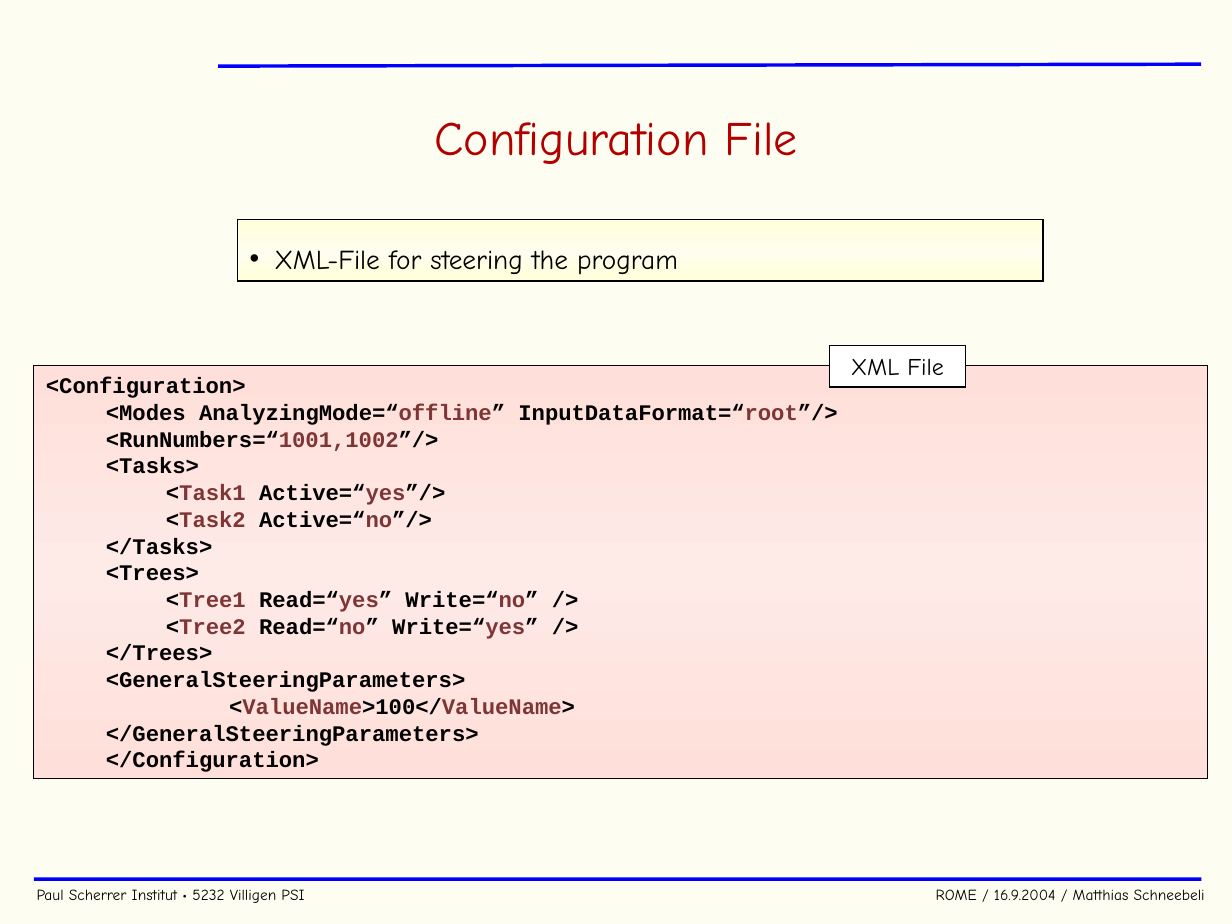
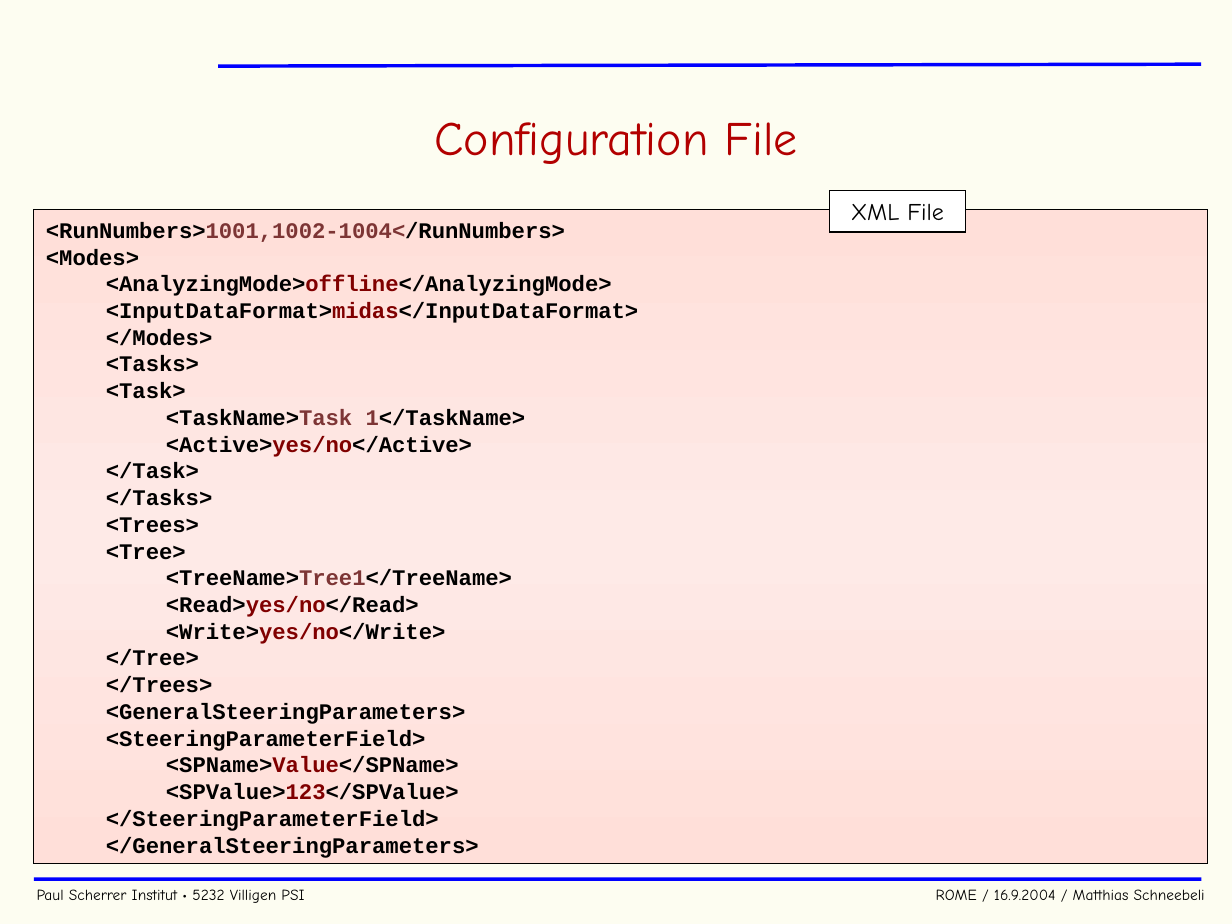
Before and after one commit to cjpl/rome, a slide deck: slide 22 of documentation/ROME.ppt. Drawn at 1232x924 pixels with LibreOffice and Linux fonts; fonts in the diff are those of the drawing; background and template pictures are left out. Boxes give left, top, right and bottom in pixels: in the first picture for what was removed or moved away, otherwise in the second. Text is boxed around its words. In the diff, an @@ line names an element or a change of style, - is before the commit and + after.

```diff
--- a/documentation/ROME.ppt
+++ b/documentation/ROME.ppt
@@ rectangle "<RunNumbers>1001,1002-1004</RunNumbers>": place and size @@
-rectangle "<RunNumbers>1001,1002-1004</RunNumbers>" at (33,365,1207,779)
+rectangle "<RunNumbers>1001,1002-1004</RunNumbers>" at (33,209,1207,864)
@@ rectangle "XML File": place and size @@
-rectangle "XML File" at (829,346,965,388)
+rectangle "XML File" at (829,191,965,233)
@@ text in rectangle at (46,222,638,346): text changed @@
-<Configuration>
-  <Modes AnalyzingMode=“offline” InputDataFormat=“root”/>
-  <RunNumbers=“1001,1002”/>
+<RunNumbers>1001,1002-1004</RunNumbers>
+<Modes>
+  <AnalyzingMode>offline</AnalyzingMode>
+  <InputDataFormat>midas</InputDataFormat>
+</Modes>
@@ rectangle removed at (238,219,1044,281) @@
-• XML-File for steering the program
@@ text in rectangle at (106,355,479,858): list level 2 to 1 in "<Tasks>"; list level 2 to 1 in "</Tasks>"; list level 2 to 1 in "<Trees>"; list level 2 to 1 in "</Trees>"; list level 2 to 1 in "<GeneralSteeringParameters>"; list level 2 to 1 in "</GeneralSteeringParameters>" @@
@@ text in rectangle at (106,382,526,479): text changed @@
-    <Task1 Active=“yes”/>
-    <Task2 Active=“no”/>
+  <Task>
+    <TaskName>Task 1</TaskName>
+    <Active>yes/no</Active>
+  </Task>
@@ text in rectangle at (106,544,512,666): text changed @@
-    <Tree1 Read=“yes” Write=“no” />
-    <Tree2 Read=“no” Write=“yes” />
+  <Tree>
+    <TreeName>Tree1</TreeName>
+    <Read>yes/no</Read>
+    <Write>yes/no</Write>
+  </Tree>
@@ text in rectangle at (106,730,459,831): text changed; text colour #7D3535 to #000000 @@
-  <ValueName>100</ValueName>
+  <SteeringParameterField>
+    <SPName>Value</SPName>
+    <SPValue>123</SPValue>
+  </SteeringParameterField>
@@ text in rectangle at (106,751,319,772): paragraph removed @@
-</Configuration>
```
Also in this commit, not shown: 11 other slides changed, 1 slide added.
